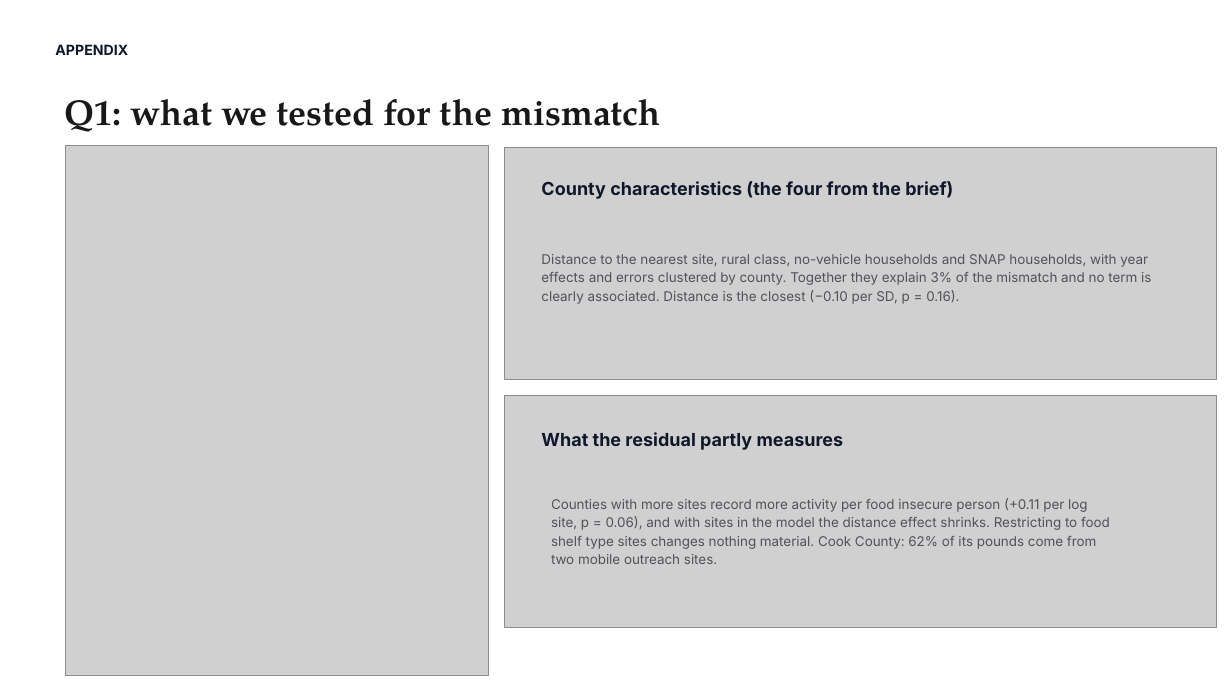
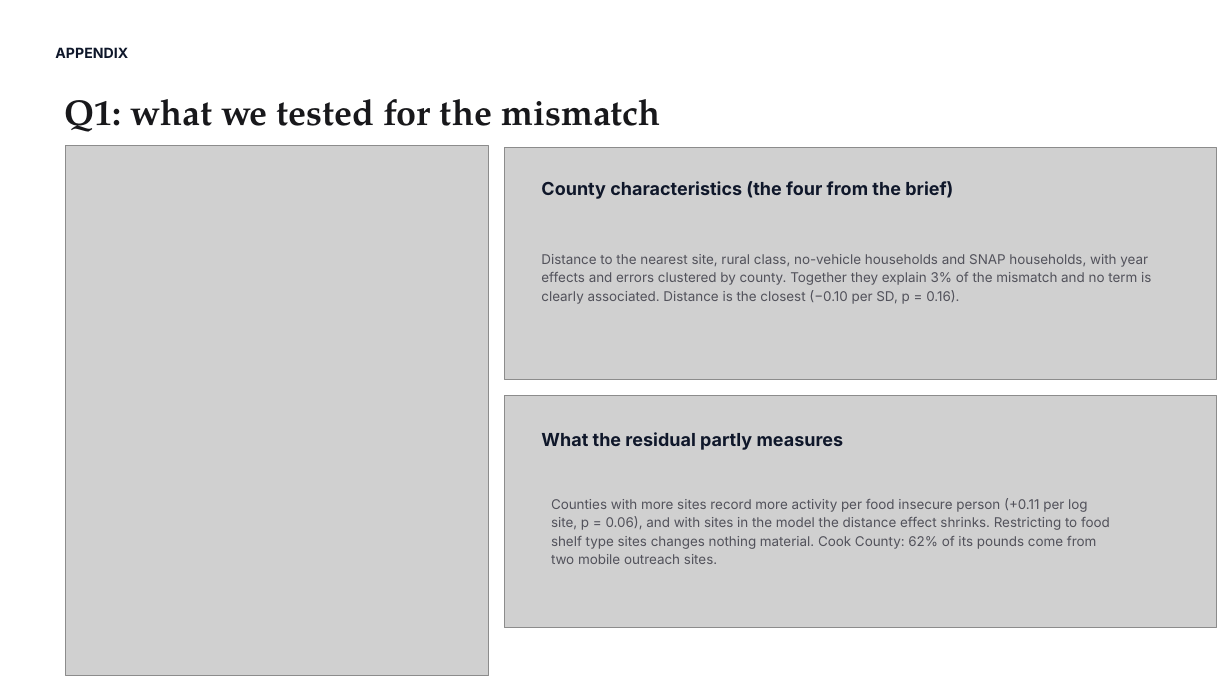
Before and after one commit to dhyan95/MinneMUDAC, a slide deck: slide 15 of docs/MinneMUDAC 2026_ Data Detectors.pptx (slide 19 before the commit). Drawn at 1232x693 pixels with LibreOffice and Linux fonts; fonts in the diff are those of the drawing; grey boxes stand for pictures. Boxes give left, top, right and bottom in pixels: in the first picture for what was removed or moved away, otherwise in the second. Text is boxed around its words. In the diff, an @@ line names an element or a change of style, - is before the commit and + after.

```diff
--- a/docs/MinneMUDAC 2026_ Data Detectors.pptx
+++ b/docs/MinneMUDAC 2026_ Data Detectors.pptx
@@ text "APPENDIX" at <box>55,47,128,58</box>: line spacing 1 to 1.15 @@
```
Also in this commit, not shown: 13 other slides changed, 2 slides removed, 6 other files.
